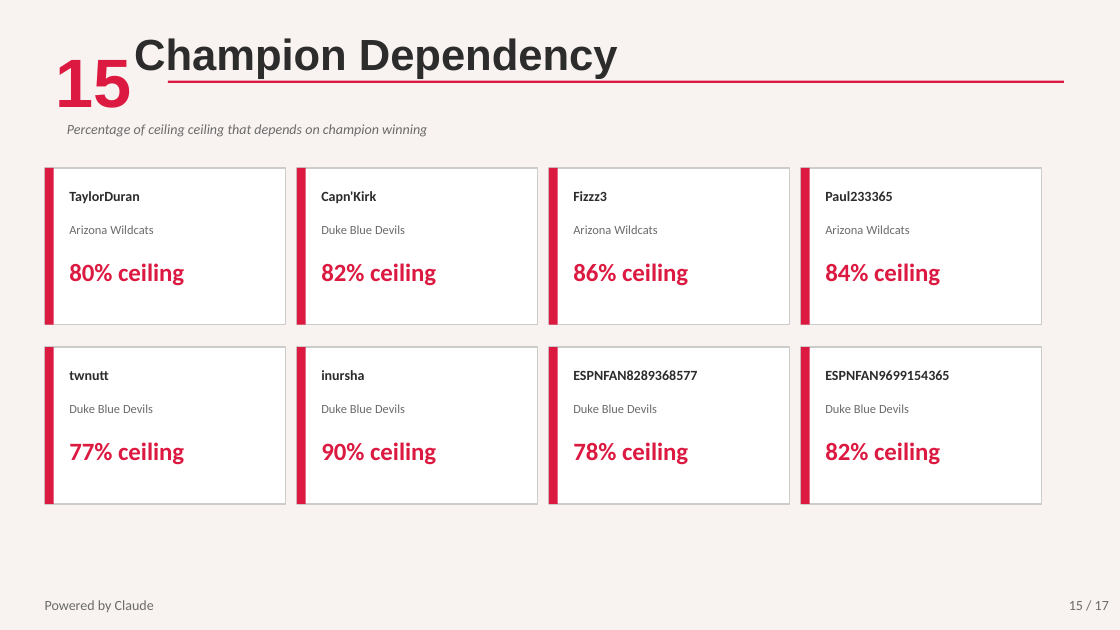
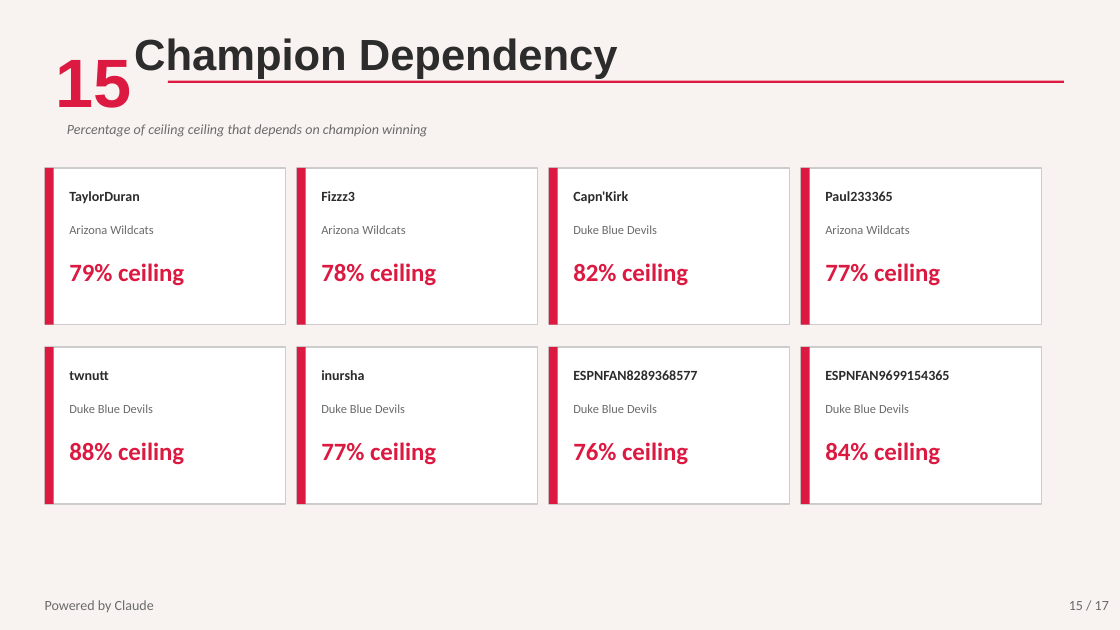
Before and after one commit to tdswim/Elons-Plugs-2026, a slide deck: slide 15 of Elons_Plugs_Deck.pptx. Drawn at 1120x630 pixels with LibreOffice and Linux fonts; fonts in the diff are those of the drawing. Boxes give left, top, right and bottom in pixels: in the first picture for what was removed or moved away, otherwise in the second. Text is boxed around its words. In the diff, an @@ line names an element or a change of style, - is before the commit and + after.

```diff
--- a/Elons_Plugs_Deck.pptx
+++ b/Elons_Plugs_Deck.pptx
@@ text at box(321, 191, 355, 201): text changed @@
-Capn'Kirk
+Fizzz3
@@ text at box(573, 191, 628, 204): text changed @@
-Fizzz3
+Capn'Kirk
@@ text at box(321, 225, 405, 234): text changed @@
-Duke Blue Devils
+Arizona Wildcats
@@ text at box(573, 225, 657, 234): text changed @@
-Arizona Wildcats
+Duke Blue Devils
@@ text at box(69, 263, 184, 286): text changed @@
-80% ceiling
+79% ceiling
@@ text at box(321, 263, 436, 286): text changed @@
-82% ceiling
+78% ceiling
@@ text at box(573, 263, 688, 286): text changed @@
-86% ceiling
+82% ceiling
@@ text at box(825, 263, 940, 286): text changed @@
-84% ceiling
+77% ceiling
@@ text at box(69, 442, 184, 465): text changed @@
-77% ceiling
+88% ceiling
@@ text at box(321, 442, 436, 465): text changed @@
-90% ceiling
+77% ceiling
@@ text at box(573, 442, 688, 465): text changed @@
-78% ceiling
+76% ceiling
@@ text at box(825, 442, 940, 465): text changed @@
-82% ceiling
+84% ceiling
```
Also in this commit, not shown: 9 other slides changed, 1 other file.
